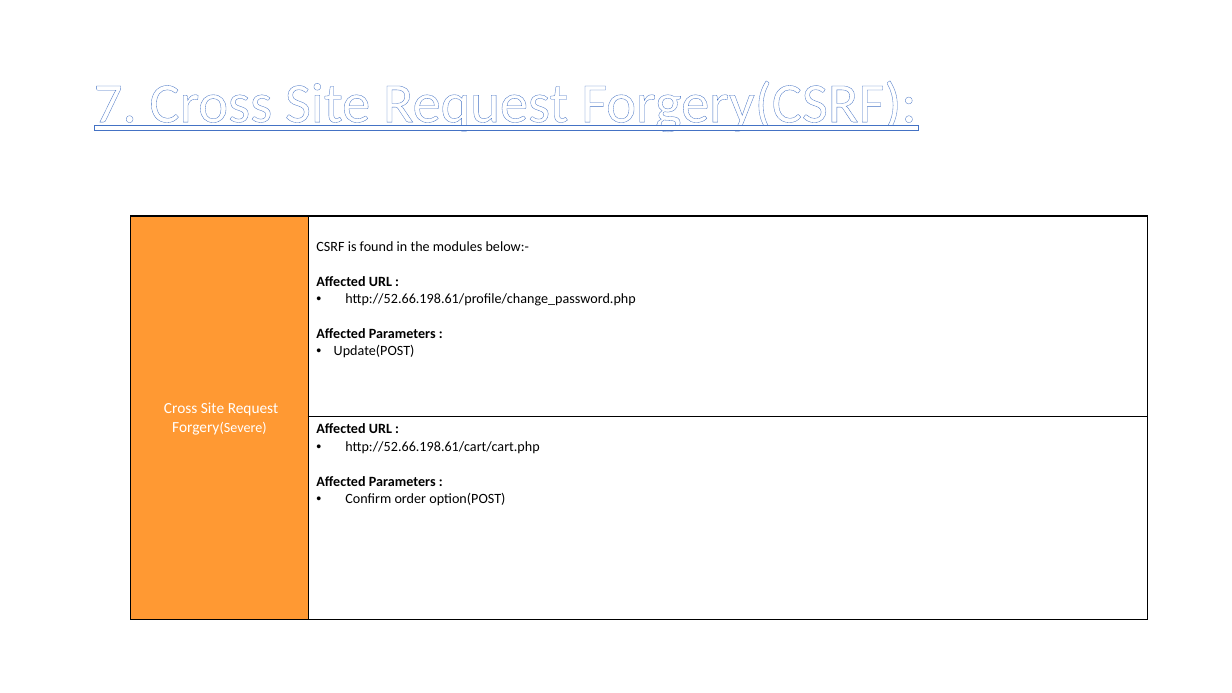
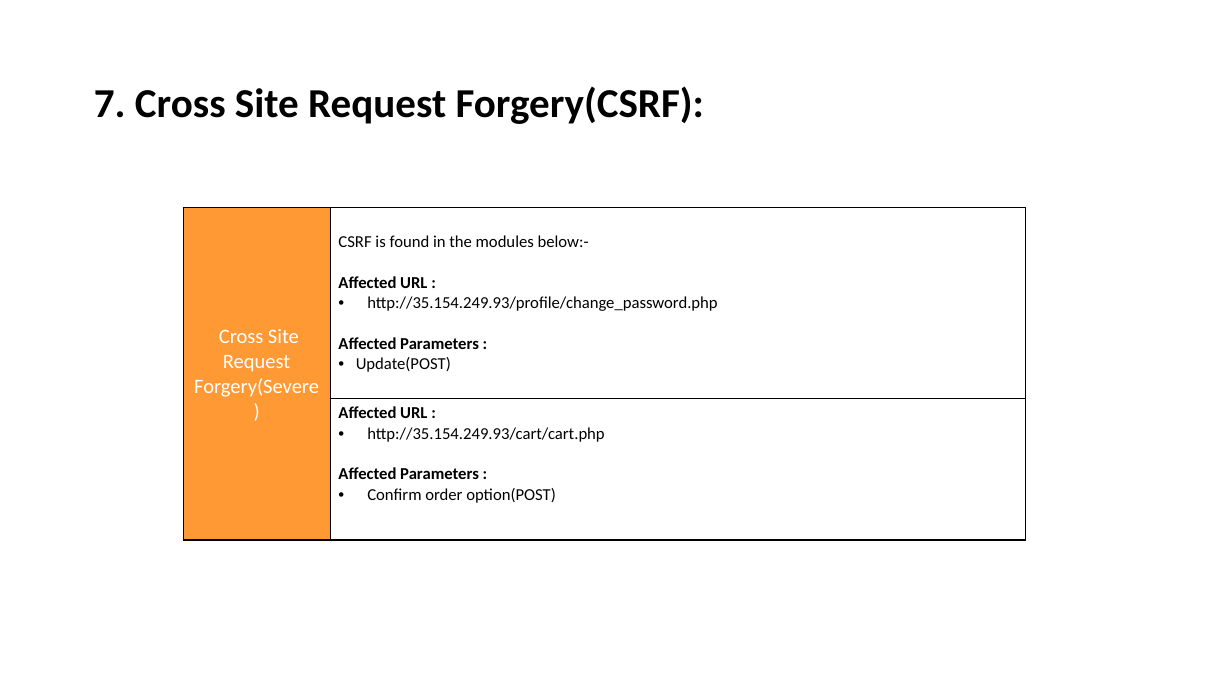
Before and after one commit to RocktimRajkumar/CEH-hack-a-thon, a slide deck: slide 45 of reports/Lifestyle Store/LifeStyle Store Application Reports.pptx. Drawn at 1232x693 pixels with LibreOffice and Linux fonts; fonts in the diff are those of the drawing. Boxes give left, top, right and bottom in pixels: in the first picture for what was removed or moved away, otherwise in the second. Text is boxed around its words. In the diff, an @@ line names an element or a change of style, - is before the commit and + after.

Commit message:
reports: Cross Site Request Forgery ppt done

```diff
--- a/reports/Lifestyle Store/LifeStyle Store Application Reports.pptx
+++ b/reports/Lifestyle Store/LifeStyle Store Application Reports.pptx
@@ title "7. Cross Site Request Forgery(CSRF):" at <box>94,86,704,124</box>: size 44 to 32 pt, text colour #FFFFFF to #000000, letter outline #4472C4 0.8 pt to none, bold on, underline off @@
@@ table at <box>183,178,1026,537</box> @@
-row 2, column 2: CSRF is found in the modules below:- / Affected URL : / http://52.66.198.61/profile/change_password.php / Affected Parameters : / Update(POST)
+row 2, column 2: CSRF is found in the modules below:- / Affected URL : / http://35.154.249.93/profile/change_password.php / Affected Parameters : / Update(POST)
-row 3, column 2: Affected URL : / http://52.66.198.61/cart/cart.php / Affected Parameters : / Confirm order option(POST)
+row 3, column 2: Affected URL : / http://35.154.249.93/cart/cart.php / Affected Parameters : / Confirm order option(POST)
@@ size 12 to 16 pt in "Cross Site Request Forgery(Severe)" @@
@@ size 11 to 16 pt in "Forgery(Severe)" @@
@@ table: place and size @@
-table at <box>131,186,1148,614</box>
+table at <box>183,178,1026,537</box>
```
Also in this commit, not shown: 6 other slides changed.
